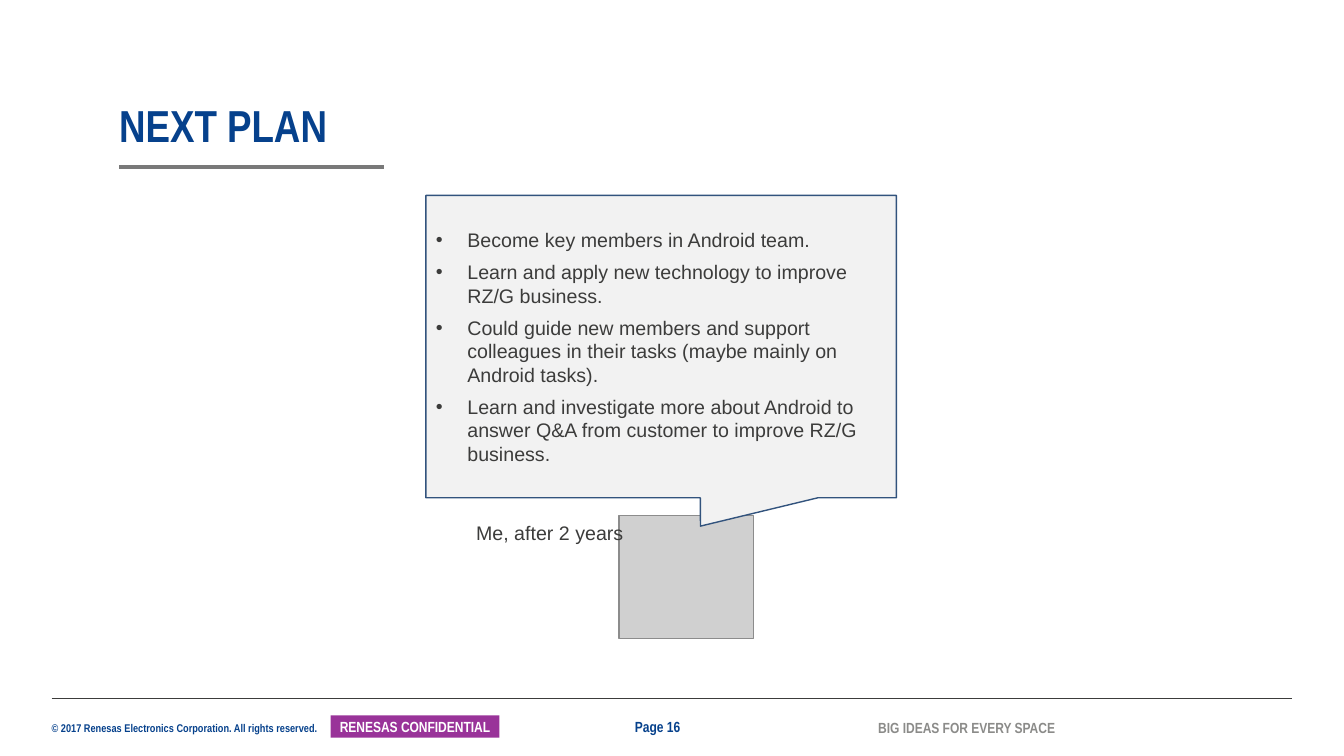
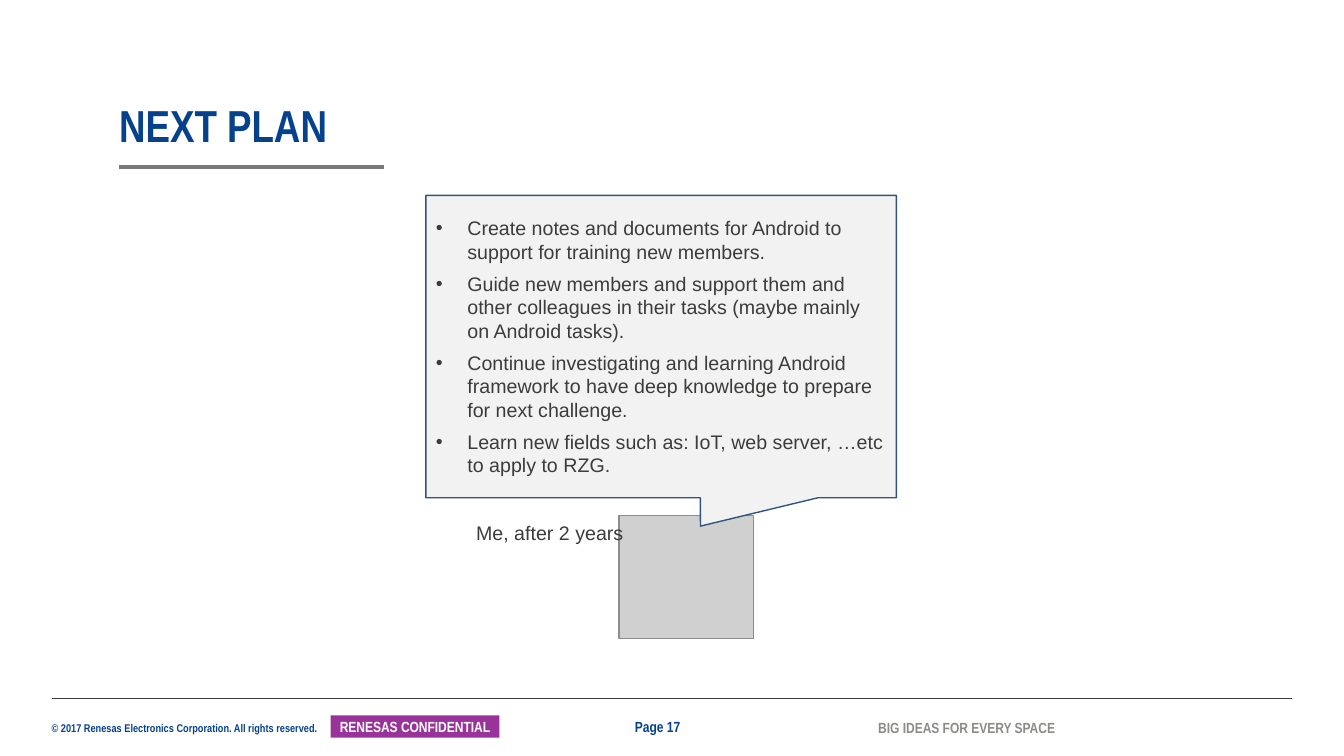
Before and after one commit to tranchikha/myapplication, a slide deck: slide 17 of LAST_TERM/2042_TranChiKha_SS32_MentorMentee_26G.pptx (slide 16 before the commit). Drawn at 1344x756 pixels with LibreOffice and Linux fonts; fonts in the diff are those of the drawing; grey boxes stand for pictures; background and template pictures are left out. Boxes give left, top, right and bottom in pixels: in the first picture for what was removed or moved away, otherwise in the second. Text is boxed around its words. In the diff, an @@ line names an element or a change of style, - is before the commit and + after.

```diff
--- a/LAST_TERM/2042_TranChiKha_SS32_MentorMentee_26G.pptx
+++ b/LAST_TERM/2042_TranChiKha_SS32_MentorMentee_26G.pptx
@@ text in speech box at (x1=467, y1=220, x2=883, y2=476): text changed @@
-• Become key members in Android team.
-• Learn and apply new technology to improve RZ/G business.
-• Could guide new members and support colleagues in their tasks (maybe mainly on Android tasks).
-• Learn and investigate more about Android to answer Q&A from customer to improve RZ/G business.
+• Create notes and documents for Android to support for training new members.
+• Guide new members and support them and other colleagues in their tasks (maybe mainly on Android tasks).
+• Continue investigating and learning Android framework to have deep knowledge to prepare for next challenge.
+• Learn new fields such as: IoT, web server, …etc to apply to RZG.
@@ page number at (x1=635, y1=722, x2=680, y2=735): text changed @@
-Page 16
+Page 17
```
Also in this commit, not shown: 11 other slides changed, 1 slide added, 1 other file.
